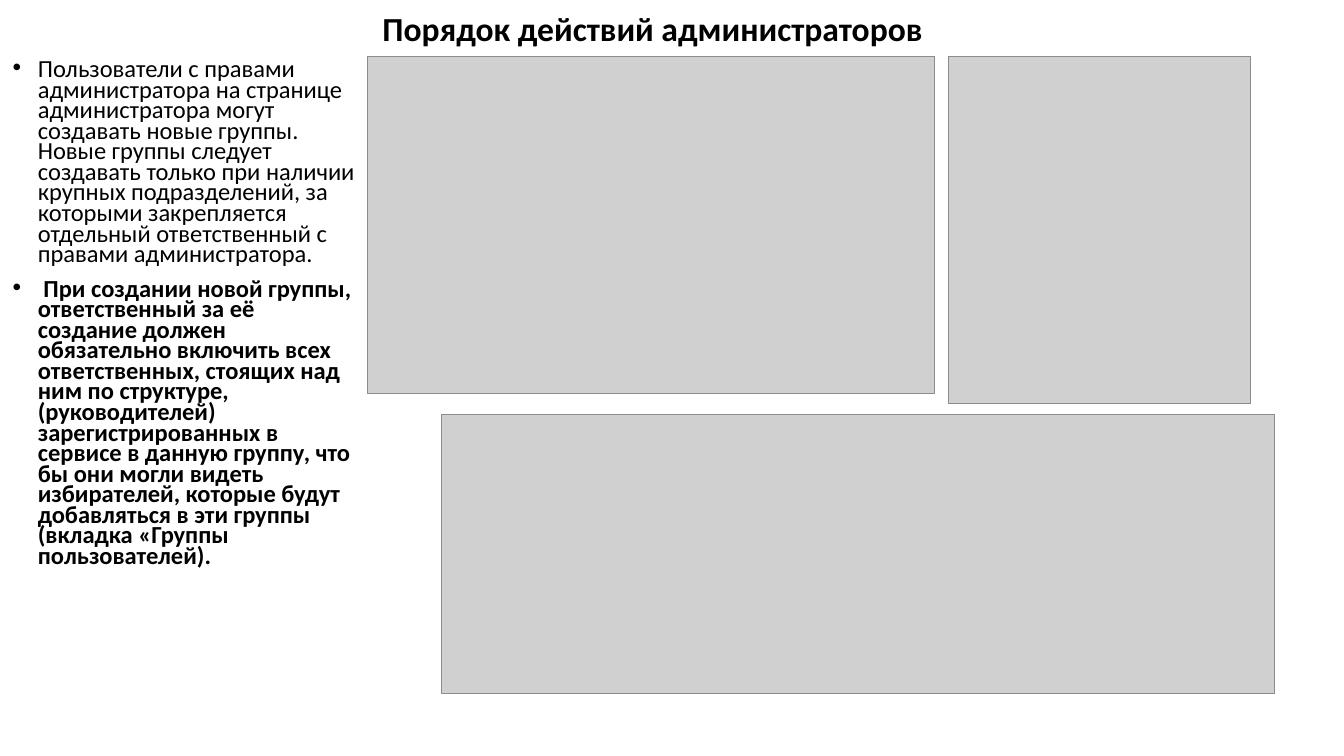
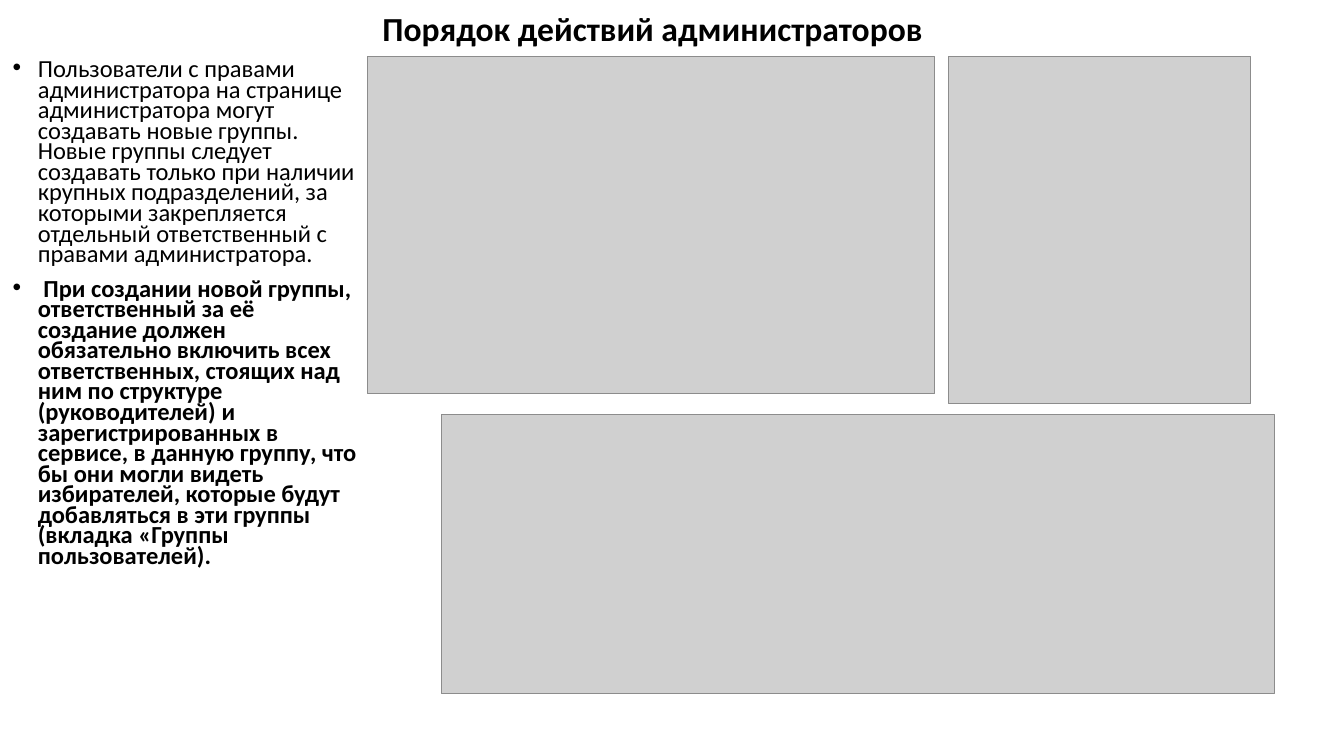
Before and after one commit to Voloodya/voteCollector, a slide deck: slide 4 of Руководство.pptx. Drawn at 1344x756 pixels with LibreOffice and Linux fonts; fonts in the diff are those of the drawing; grey boxes stand for pictures. Boxes give left, top, right and bottom in pixels: in the first picture for what was removed or moved away, otherwise in the second. Text is boxed around its words. In the diff, an @@ line names an element or a change of style, - is before the commit and + after.

```diff
--- a/Руководство.pptx
+++ b/Руководство.pptx
@@ text at bbox=[38, 280, 356, 568]: text changed @@
-• При создании новой группы, ответственный за её создание должен обязательно включить всех ответственных, стоящих над ним по структуре, (руководителей) зарегистрированных в сервисе в данную группу, что бы они могли видеть избирателей, которые будут добавляться в эти группы (вкладка «Группы пользователей).
+• При создании новой группы, ответственный за её создание должен обязательно включить всех ответственных, стоящих над ним по структуре (руководителей) и зарегистрированных в сервисе, в данную группу, что бы они могли видеть избирателей, которые будут добавляться в эти группы (вкладка «Группы пользователей).
```
Also in this commit, not shown: 3 other slides changed, 1 slide added, 33 other files.
